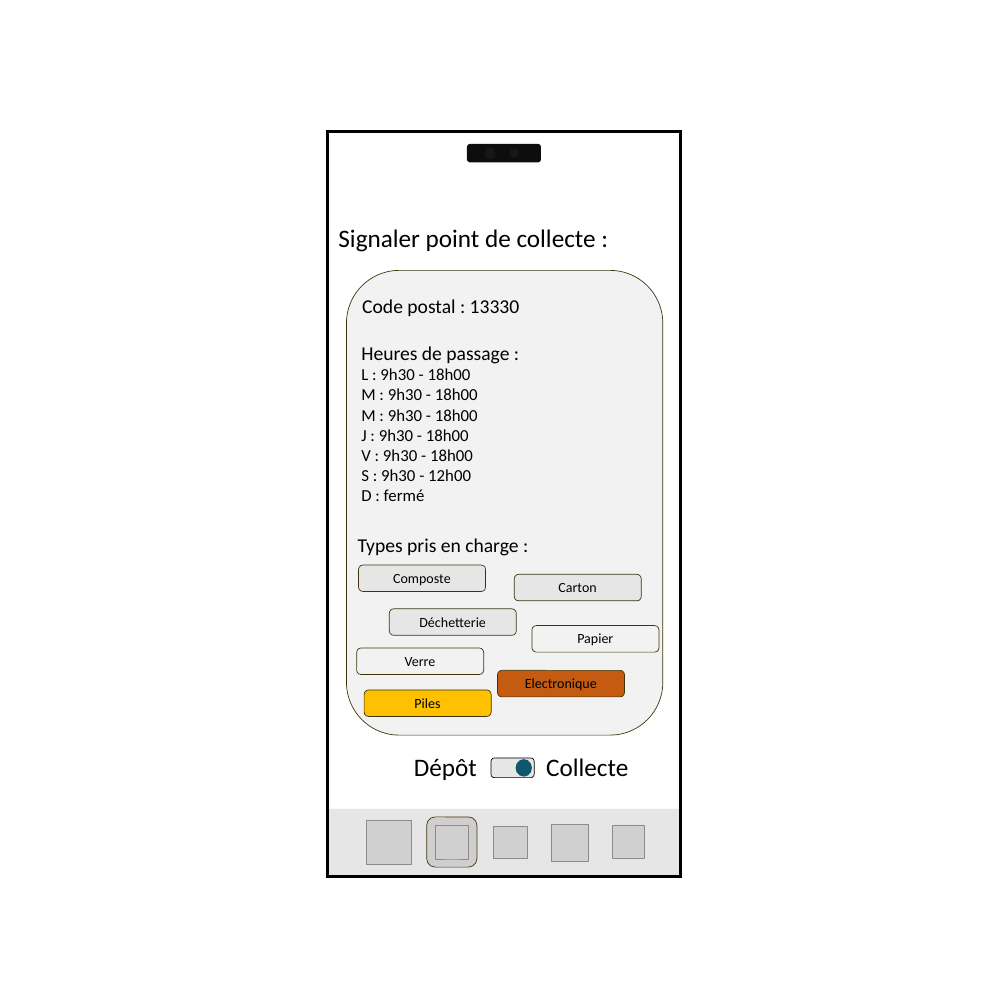
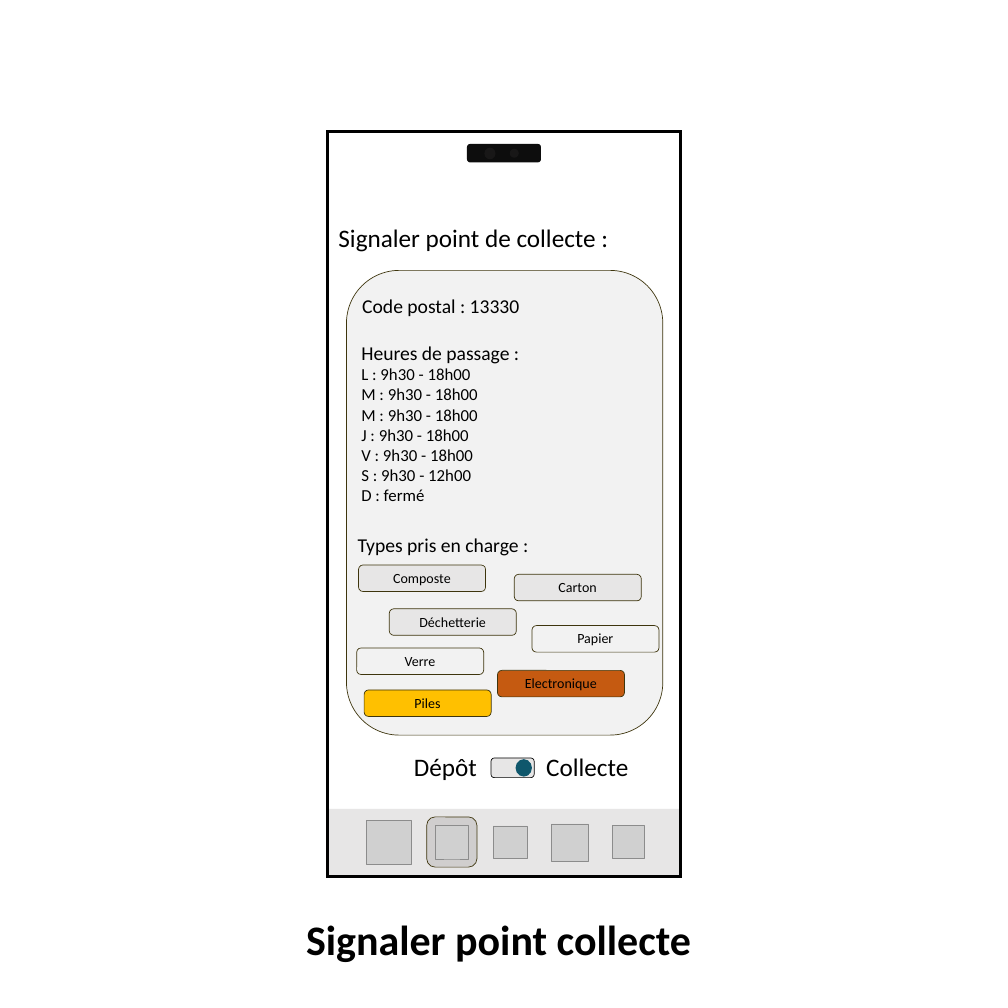
Before and after one commit to CarolusIntelligence/green_ia, a slide deck: slide 4 of doc/wireframe/Présentation1.pptx. Drawn at 1008x1008 pixels with LibreOffice and Linux fonts; fonts in the diff are those of the drawing; grey boxes stand for pictures. Boxes give left, top, right and bottom in pixels: in the first picture for what was removed or moved away, otherwise in the second. Text is boxed around its words. In the diff, an @@ line names an element or a change of style, - is before the commit and + after.

```diff
--- a/doc/wireframe/Présentation1.pptx
+++ b/doc/wireframe/Présentation1.pptx
@@ text added at (306, 925, 691, 962), 60 pt, text #000000, bold @@
+Signaler point collecte
```
Also in this commit, not shown: 5 other slides changed, 3 other files.
